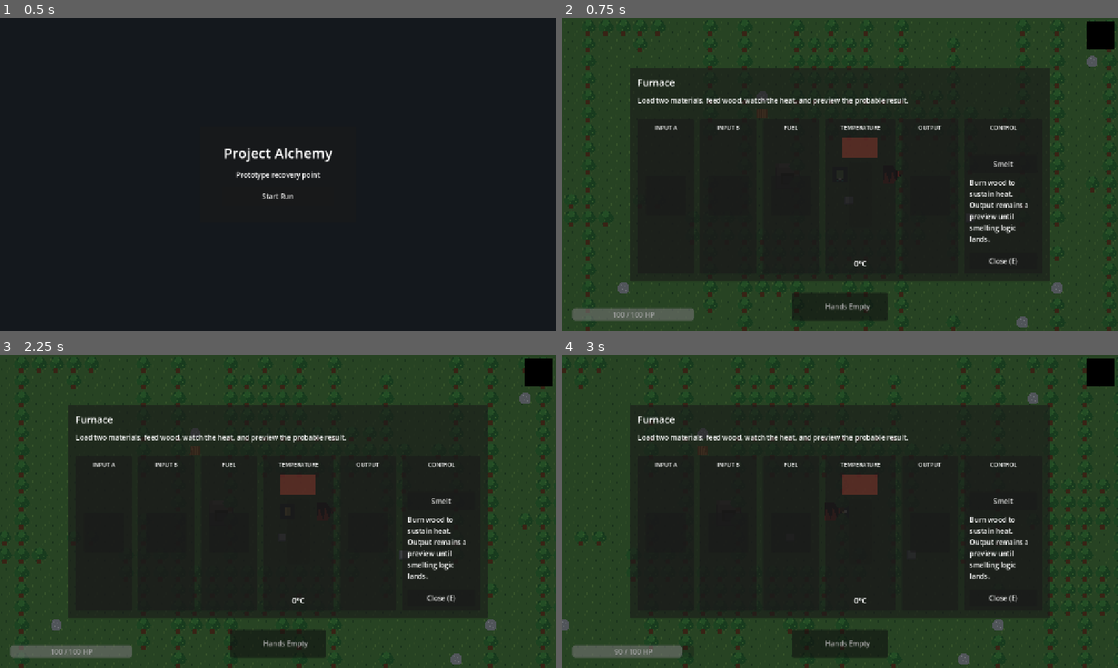
Above: before the commit, frames 1-4 (two rows, left to right).
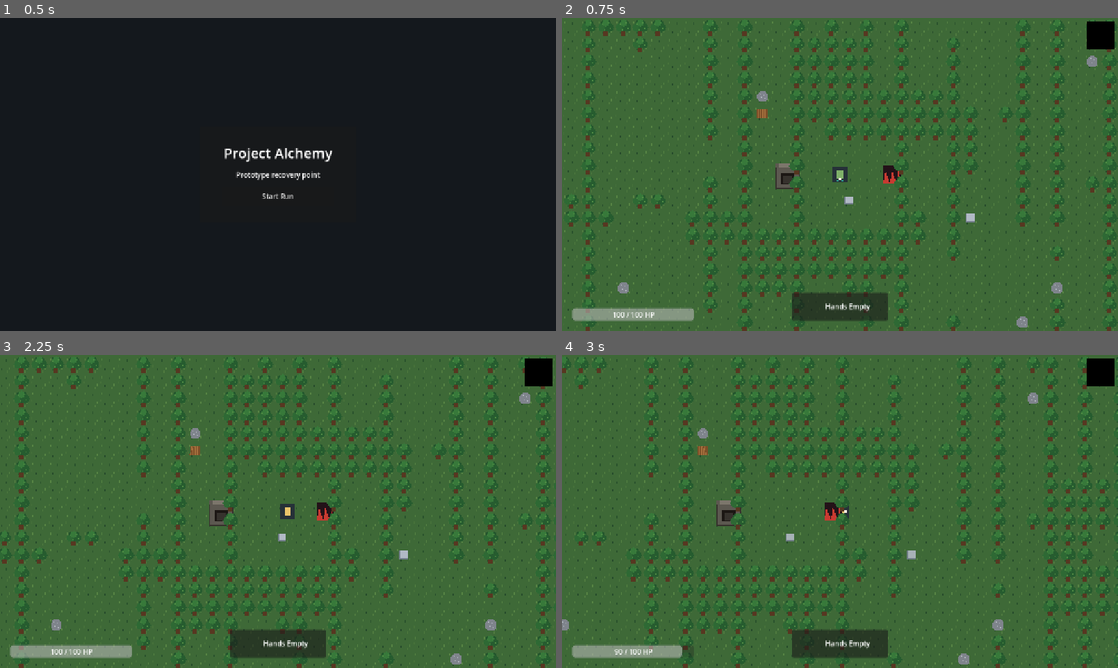
Above: after the commit, the same moments.

Repository: Maddiplomat/Project-alchemy
Game: Godot game, scene res://scenes/MainMenu.tscn
The game is run twice, just before and just after one commit, with the same random seed, the same clock (stepped at 60 frames per second) and the same inputs.
Inputs (mouse positions are in pixels of both pictures, inside the frame that each line leads up to):
- Up to frame 1 (0.5 s): no input
- Up to frame 2 (0.75 s): click "Start Run" at 0.5 s
- Up to frame 3 (2.25 s): click (439, 502) at 1.25 s, where only the run before the commit has a clickable "Smelt"; tap Enter at 2 s; move the mouse to (400, 495) at 2.02 s; hold D (move_right) from 2.03 s (still down); hold E (interact) from 2.03 s (still down); click (400, 495) at 2.17 s
- Up to frame 4 (3 s): release D (move_right) at 2.75 s; release E (interact) at 2.75 s; drag from (728, 527) to (912, 555) at 2.77 s

Frame 1 is identical in both runs. In frame 2, 98% of the frame differs, in the area x 0-100%, y 0-100%; in frame 3, 98%; in frame 4, 98%.
Error before the commit: Parse Error: Cannot infer the type of "world" variable because the value doesn't have a set type. (res://scripts/FurnaceUI.gd:882)

Commit message:
Add furnace temperature warning thresholds

Diff:
--- /dev/null
+++ b/scenes/TestFurnaceWarnings.tscn
@@ -0,0 +1,10 @@
+[gd_scene format=3 uid="uid://dmw6mqmrjlwmh"]
+
+[ext_resource type="Script" uid="uid://chwfs7pdkjpxv" path="res://scripts/TestFurnaceWarnings.gd" id="1_x3spm"]
+[ext_resource type="PackedScene" uid="uid://c26h5x2dn8bef" path="res://scenes/Furnace.tscn" id="2_5jf0k"]
+
+[node name="TestFurnaceWarnings" type="Node2D" unique_id=392180502]
+script = ExtResource("1_x3spm")
+
+[node name="Furnace" parent="." unique_id=1093476520 instance=ExtResource("2_5jf0k")]
+position = Vector2(160, 120)
--- a/scripts/ChemistryEngine.gd
+++ b/scripts/ChemistryEngine.gd
@@ -41,7 +41,7 @@
 		# Use carbon_ratio for the rest of the logic
 		var ratio := carbon_ratio
 		# TEMPERATURE OVERRIDE: Explosion
-		if temp > 1600.0:
+		if temp >= 1600.0:
 			result.output_id = "explosion"
 			result.quality = 0.0
 			result.tier = "danger"
@@ -150,7 +150,7 @@
 
 	if temp < 400.0:
 		result.notes = "Heat too low for carbonisation (400°C-700°C for charcoal)"
-	elif temp <= 700.0:
+	elif temp < 700.0:
 		result.output_id = "charcoal"
 		result.quality = 1.0
 		result.tier = "optimal"
--- a/scripts/Furnace.gd
+++ b/scripts/Furnace.gd
@@ -44,7 +44,7 @@
 	_unlit_texture = _build_placeholder_texture(false)
 	_lit_texture = _build_placeholder_texture(true)
 	_update_sprite()
-	_ensure_ui()
+	call_deferred("_ensure_ui")
 	interaction_area.body_entered.connect(_on_body_entered)
 	interaction_area.body_exited.connect(_on_body_exited)
 	_hide_prompt()
--- a/scripts/FurnaceUI.gd
+++ b/scripts/FurnaceUI.gd
@@ -38,6 +38,13 @@
 const FURNACE_EXPLOSION_SPARK_COUNT := 80
 const FURNACE_EXPLOSION_SPARK_LIFETIME := 0.4
 const FURNACE_EXPLOSION_SLOT_LOSS_CHANCE := 0.5
+const SMELTING_FLASH_TEMPERATURE := 1500.0
+const SMELTING_SFX_TEMPERATURE := 1580.0
+const SMELTING_EXPLOSION_TEMPERATURE := 1600.0
+const CARBONISATION_FLASH_TEMPERATURE := 650.0
+const CARBONISATION_SFX_TEMPERATURE := 680.0
+const CARBONISATION_SLAG_TEMPERATURE := 700.0
+const WARNING_FLASH_SPEED := 0.014
 
 @onready var root: Control = $Root
 @onready var panel: PanelContainer = $Root/PanelContainer
@@ -73,6 +80,17 @@
 var carbon_slag_zone: ColorRect
 var carbon_optimal_zone: ColorRect
 var _explosion_spark_texture: Texture2D
+var _warning_audio_player: AudioStreamPlayer
+var _warning_audio_stream: AudioStreamWAV
+var warning_mode := ""
+var warning_flash_active := false
+var warning_sfx_fired := false
+var warning_flash_threshold := 0.0
+var warning_sfx_threshold := 0.0
+var warning_result_threshold := 0.0
+var warning_audio_play_count := 0
+var warning_last_audio_temp := -1.0
+var warning_display_text := ""
 var _slot_refs: Dictionary[StringName, Dictionary] = {}
 var _slot_state: Dictionary[StringName, Dictionary] = {
 	&"input_a": {&"item_id": &"", &"quantity": 0},
@@ -98,6 +116,7 @@
 
 	_apply_theme()
 	_reset_slots()
+	_ensure_warning_audio_player()
 	_update_ratio_label(ratio_slider.value)
 	_update_ratio_guidance()
 	_update_mode_state(false)
@@ -503,28 +522,135 @@
 	var clamped_temp := clampf(current_temp, 0.0, MAX_TEMPERATURE)
 	temperature_gauge.value = clamped_temp
 	temp_readout_label.text = "%d°C" % int(round(clamped_temp))
+	_update_warning_state(clamped_temp)
 
 	var fill_style: StyleBoxFlat = temperature_gauge.get_theme_stylebox("fill").duplicate()
 	if carbonisation_mode:
-		var is_slag := clamped_temp > CARBONISATION_OPTIMAL_MAX
-		var is_optimal := clamped_temp >= CARBONISATION_OPTIMAL_MIN and clamped_temp <= CARBONISATION_OPTIMAL_MAX
+		var is_slag := clamped_temp >= CARBONISATION_SLAG_TEMPERATURE
+		var is_optimal := clamped_temp >= CARBONISATION_OPTIMAL_MIN and clamped_temp < CARBONISATION_SLAG_TEMPERATURE
 		var fill_color := GAUGE_NORMAL_COLOR
 		if is_slag:
 			fill_color = CARBONISATION_SLAG_COLOR
 		elif is_optimal:
 			fill_color = CARBONISATION_GOOD_COLOR
-		fill_style.bg_color = fill_color
+		fill_style.bg_color = _get_warning_fill_color(fill_color, Color(1.0, 0.92, 0.72, 1.0))
 		temp_readout_label.add_theme_color_override("font_color", fill_color)
-		danger_label.text = "400-700°C makes Charcoal | >700°C overheats the furnace"
+		danger_label.text = warning_display_text if not warning_display_text.is_empty() else "400-699°C makes Charcoal | 700°C makes Slag"
 		danger_label.visible = true
 	else:
-		var is_danger := clamped_temp >= DANGER_TEMPERATURE
-		fill_style.bg_color = GAUGE_DANGER_COLOR if is_danger else GAUGE_NORMAL_COLOR
-		temp_readout_label.add_theme_color_override("font_color", GAUGE_DANGER_COLOR if is_danger else GAUGE_NORMAL_COLOR)
-		danger_label.text = "Danger above 1600°C"
-		danger_label.visible = is_danger
+		var is_danger := clamped_temp >= SMELTING_EXPLOSION_TEMPERATURE
+		var base_color := GAUGE_DANGER_COLOR if is_danger else GAUGE_NORMAL_COLOR
+		fill_style.bg_color = _get_warning_fill_color(base_color, Color(1.0, 0.88, 0.74, 1.0))
+		temp_readout_label.add_theme_color_override("font_color", base_color)
+		danger_label.text = warning_display_text if not warning_display_text.is_empty() else "Overheat warning from 1500°C | Explosion at 1600°C"
+		danger_label.visible = warning_flash_active or is_danger
 
 	temperature_gauge.add_theme_stylebox_override("fill", fill_style)
+
+
+func _update_warning_state(current_temp: float) -> void:
+	var next_mode := "carbonisation" if carbonisation_mode else "smelting"
+	var next_flash_threshold := CARBONISATION_FLASH_TEMPERATURE if carbonisation_mode else SMELTING_FLASH_TEMPERATURE
+	var next_sfx_threshold := CARBONISATION_SFX_TEMPERATURE if carbonisation_mode else SMELTING_SFX_TEMPERATURE
+	var next_result_threshold := CARBONISATION_SLAG_TEMPERATURE if carbonisation_mode else SMELTING_EXPLOSION_TEMPERATURE
+
+	if warning_mode != next_mode:
+		warning_sfx_fired = false
+		warning_last_audio_temp = -1.0
+
+	warning_mode = next_mode
+	warning_flash_threshold = next_flash_threshold
+	warning_sfx_threshold = next_sfx_threshold
+	warning_result_threshold = next_result_threshold
+	warning_flash_active = current_temp >= warning_flash_threshold
+
+	if not warning_flash_active:
+		warning_sfx_fired = false
+		warning_last_audio_temp = -1.0
+
+	if current_temp >= warning_sfx_threshold and not warning_sfx_fired:
+		_play_warning_audio(current_temp)
+		warning_sfx_fired = true
+	elif current_temp < warning_flash_threshold:
+		warning_sfx_fired = false
+
+	if carbonisation_mode:
+		if current_temp >= CARBONISATION_SLAG_TEMPERATURE:
+			warning_display_text = "Overburn warning: 700°C wastes the wood into Slag"
+		elif current_temp >= CARBONISATION_SFX_TEMPERATURE:
+			warning_display_text = "Critical warning: audio cue at 680°C, Slag at 700°C"
+		elif current_temp >= CARBONISATION_FLASH_TEMPERATURE:
+			warning_display_text = "Overburn warning: gauge flashes from 650°C"
+		else:
+			warning_display_text = "400-699°C makes Charcoal | 700°C makes Slag"
+		return
+
+	if current_temp >= SMELTING_EXPLOSION_TEMPERATURE:
+		warning_display_text = "Critical warning: furnace explodes at 1600°C"
+	elif current_temp >= SMELTING_SFX_TEMPERATURE:
+		warning_display_text = "Critical warning: audio cue at 1580°C, explosion at 1600°C"
+	elif current_temp >= SMELTING_FLASH_TEMPERATURE:
+		warning_display_text = "Overheat warning: gauge flashes from 1500°C"
+	else:
+		warning_display_text = "Overheat warning from 1500°C | Explosion at 1600°C"
+
+
+func _get_warning_fill_color(base_color: Color, flash_color: Color) -> Color:
+	if not warning_flash_active:
+		return base_color
+
+	var flash_phase := 0.5 + 0.5 * sin(float(Time.get_ticks_msec()) * WARNING_FLASH_SPEED)
+	return base_color.lerp(flash_color, flash_phase * 0.7)
+
+
+func _ensure_warning_audio_player() -> void:
+	if _warning_audio_player != null:
+		return
+
+	_warning_audio_player = AudioStreamPlayer.new()
+	_warning_audio_player.name = "WarningAudioPlayer"
+	_warning_audio_player.bus = &"Master"
+	_warning_audio_player.volume_db = -9.0
+	_warning_audio_player.stream = _build_warning_audio_stream()
+	add_child(_warning_audio_player)
+
+
+func _build_warning_audio_stream() -> AudioStreamWAV:
+	if _warning_audio_stream != null:
+		return _warning_audio_stream
+
+	var mix_rate := 22050
+	var duration_seconds := 0.12
+	var sample_count := int(float(mix_rate) * duration_seconds)
+	var pcm_bytes := PackedByteArray()
+	pcm_bytes.resize(sample_count * 2)
+	var frequency := 1240.0
+
+	for sample_index in range(sample_count):
+		var envelope := 1.0 - (float(sample_index) / float(sample_count))
+		var sample_value := sin(TAU * frequency * (float(sample_index) / float(mix_rate))) * envelope
+		var pcm_value := int(clampi(int(round(sample_value * 12000.0)), -32768, 32767))
+		var encoded_value := pcm_value if pcm_value >= 0 else 65536 + pcm_value
+		pcm_bytes[sample_index * 2] = encoded_value & 0xff
+		pcm_bytes[sample_index * 2 + 1] = (encoded_value >> 8) & 0xff
+
+	_warning_audio_stream = AudioStreamWAV.new()
+	_warning_audio_stream.mix_rate = mix_rate
+	_warning_audio_stream.format = AudioStreamWAV.FORMAT_16_BITS
+	_warning_audio_stream.stereo = false
+	_warning_audio_stream.data = pcm_bytes
+	return _warning_audio_stream
+
+
+func _play_warning_audio(current_temp: float) -> void:
+	_ensure_warning_audio_player()
+	if _warning_audio_player == null:
+		return
+
+	_warning_audio_player.stop()
+	_warning_audio_player.play()
+	warning_audio_play_count += 1
+	warning_last_audio_temp = current_temp
 
 
 func _get_drop_slot_id(global_mouse_position: Vector2) -> StringName:
@@ -635,14 +761,12 @@
 			action_hint_label.text = "Need 400–700°C for charcoal."
 			return
 
-		if current_temp > CARBONISATION_OPTIMAL_MAX:
-			var carbonisation_explosion := _build_explosion_result(
-				"Temperature exceeded 700°C during carbonisation. Furnace overheated."
-			)
-			_last_reaction_result = carbonisation_explosion
-			var carbonisation_inputs_log := [{"item_id": input_a_id, "quantity": input_a_qty}]
-			_consume_furnace_slot(&"input_a", input_a_id, input_a_qty)
-			_apply_reaction_result(carbonisation_explosion, 0, carbonisation_inputs_log, current_temp)
+		if current_temp >= CARBONISATION_SLAG_TEMPERATURE:
+			var slag_result := ChemistryEngine.evaluate_reaction("wood", null, 0.0, current_temp)
+			_last_reaction_result = slag_result
+			var slag_inputs_log := [{"item_id": input_a_id, "quantity": input_a_qty}]
+			var slag_quantity := _consume_furnace_slot(&"input_a", input_a_id, input_a_qty)
+			_apply_reaction_result(slag_result, slag_quantity, slag_inputs_log, current_temp)
 			return
 
 		var carb_result := ChemistryEngine.evaluate_reaction("wood", null, 0.0, current_temp)
@@ -662,7 +786,7 @@
 		return
 
 	# Temperature >1600°C → explosion regardless of inputs
-	if current_temp > DANGER_TEMPERATURE:
+	if current_temp >= DANGER_TEMPERATURE:
 		var explosion_result := _build_explosion_result(
 			"Temperature exceeded 1600°C during smelting. Furnace overheated."
 		)
@@ -879,7 +1003,7 @@
 	if current_scene == null:
 		return []
 
-	var world := current_scene.get_world_2d()
+	var world: World2D = current_scene.get_world_2d()
 	if world == null:
 		return []
 
@@ -892,7 +1016,7 @@
 	query.collide_with_bodies = true
 	query.collide_with_areas = false
 
-	var results := world.direct_space_state.intersect_shape(query, 16)
+	var results: Array = world.direct_space_state.intersect_shape(query, 16)
 	var health_systems: Array = []
 	var seen := {}
 	for result in results:
@@ -998,7 +1122,7 @@
 	carbon_slag_zone.visible = carbonisation_mode
 	carbon_optimal_zone.visible = carbonisation_mode
 	summary_label.text = (
-		"Single-input wood carbonisation. Hold 400-700°C for charcoal; above 700°C overheats the furnace."
+		"Single-input wood carbonisation. Hold 400-699°C for charcoal; at 700°C the wood burns into Slag."
 		if carbonisation_mode else
 		"Load two materials, tune the B ratio, feed fuel, and watch the heat to preview the probable result."
 	)
--- /dev/null
+++ b/scripts/TestFurnaceWarnings.gd
@@ -0,0 +1,107 @@
+extends Node2D
+
+@export var test_temperature := 0.0
+@export var input_a_id: StringName = &""
+@export var input_a_quantity := 0
+@export var input_b_id: StringName = &""
+@export var input_b_quantity := 0
+@export var auto_smelt := false
+
+@onready var furnace := $Furnace
+
+var _inputs_applied := false
+var smelt_executed := false
+var last_smelt_result: Dictionary = {}
+
+
+func _ready() -> void:
+	_apply_inputs()
+	_apply_temperature()
+	if auto_smelt:
+		call_deferred("_run_auto_smelt")
+	else:
+		call_deferred("_report_warning_state")
+
+
+func _physics_process(_delta: float) -> void:
+	_apply_inputs()
+	_apply_temperature()
+
+
+func _apply_inputs() -> void:
+	if _inputs_applied or furnace == null:
+		return
+
+	if input_a_quantity > 0 and not input_a_id.is_empty():
+		furnace.set_input(&"input_a", input_a_id, input_a_quantity)
+	if input_b_quantity > 0 and not input_b_id.is_empty():
+		furnace.set_input(&"input_b", input_b_id, input_b_quantity)
+	_inputs_applied = true
+
+
+func _apply_temperature() -> void:
+	if furnace == null:
+		return
+
+	furnace.current_temp = test_temperature
+	furnace.target_temp = test_temperature
+	furnace.fuel_level = 0.0
+	furnace.fuel_rate = 0.0
+	furnace.temp_changed.emit(test_temperature)
+
+
+func _run_auto_smelt() -> void:
+	if smelt_executed:
+		return
+
+	await get_tree().process_frame
+	await get_tree().process_frame
+
+	var furnace_ui := get_tree().current_scene.find_child("FurnaceUI", true, false)
+	if furnace_ui == null or not furnace_ui.has_method("_evaluate_smelt_request"):
+		return
+
+	_sync_furnace_ui(furnace_ui)
+	furnace_ui._evaluate_smelt_request()
+	last_smelt_result = furnace_ui._last_reaction_result.duplicate(true)
+	smelt_executed = true
+	_sync_furnace_ui(furnace_ui)
+	_print_warning_state(furnace_ui)
+
+
+func _report_warning_state() -> void:
+	await get_tree().process_frame
+	await get_tree().process_frame
+
+	var furnace_ui := get_tree().current_scene.find_child("FurnaceUI", true, false)
+	if furnace_ui == null:
+		return
+
+	_sync_furnace_ui(furnace_ui)
+	_print_warning_state(furnace_ui)
+
+
+func _print_warning_state(furnace_ui: Node) -> void:
+	print(
+		"[TestFurnaceWarnings] temp=%.1f mode=%s flash=%s sfx=%s flash_threshold=%.1f sfx_threshold=%.1f result_threshold=%.1f audio_count=%d last_audio_temp=%.1f display=%s smelt_executed=%s result=%s"
+		% [
+			test_temperature,
+			str(furnace_ui.warning_mode),
+			str(furnace_ui.warning_flash_active),
+			str(furnace_ui.warning_sfx_fired),
+			float(furnace_ui.warning_flash_threshold),
+			float(furnace_ui.warning_sfx_threshold),
+			float(furnace_ui.warning_result_threshold),
+			int(furnace_ui.warning_audio_play_count),
+			float(furnace_ui.warning_last_audio_temp),
+			str(furnace_ui.warning_display_text),
+			str(smelt_executed),
+			JSON.stringify(last_smelt_result),
+		]
+	)
+
+
+func _sync_furnace_ui(furnace_ui: Node) -> void:
+	_apply_temperature()
+	if furnace_ui.has_method("_pull_state_from_furnace"):
+		furnace_ui._pull_state_from_furnace()
Not shown, added: scripts/TestFurnaceWarnings.gd.uid
